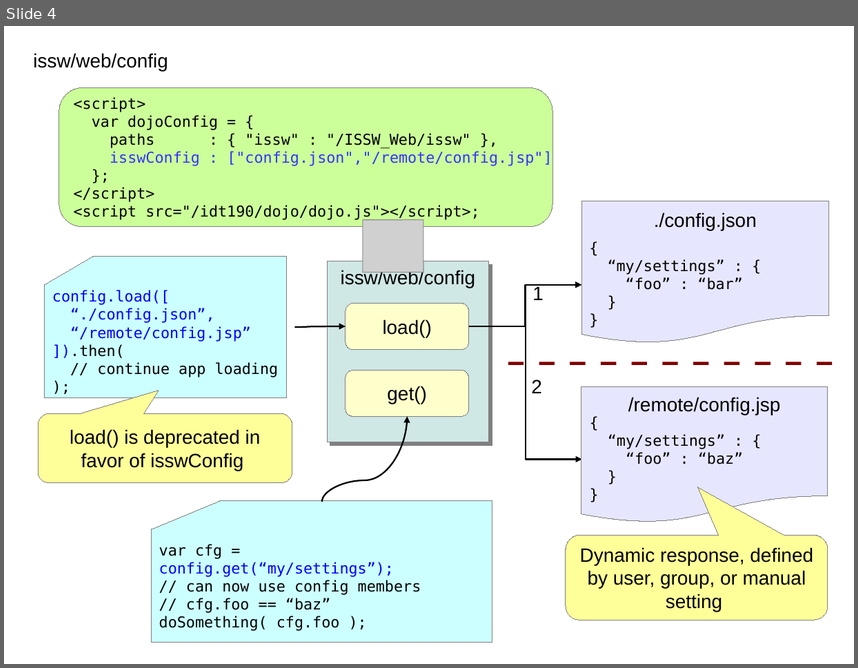
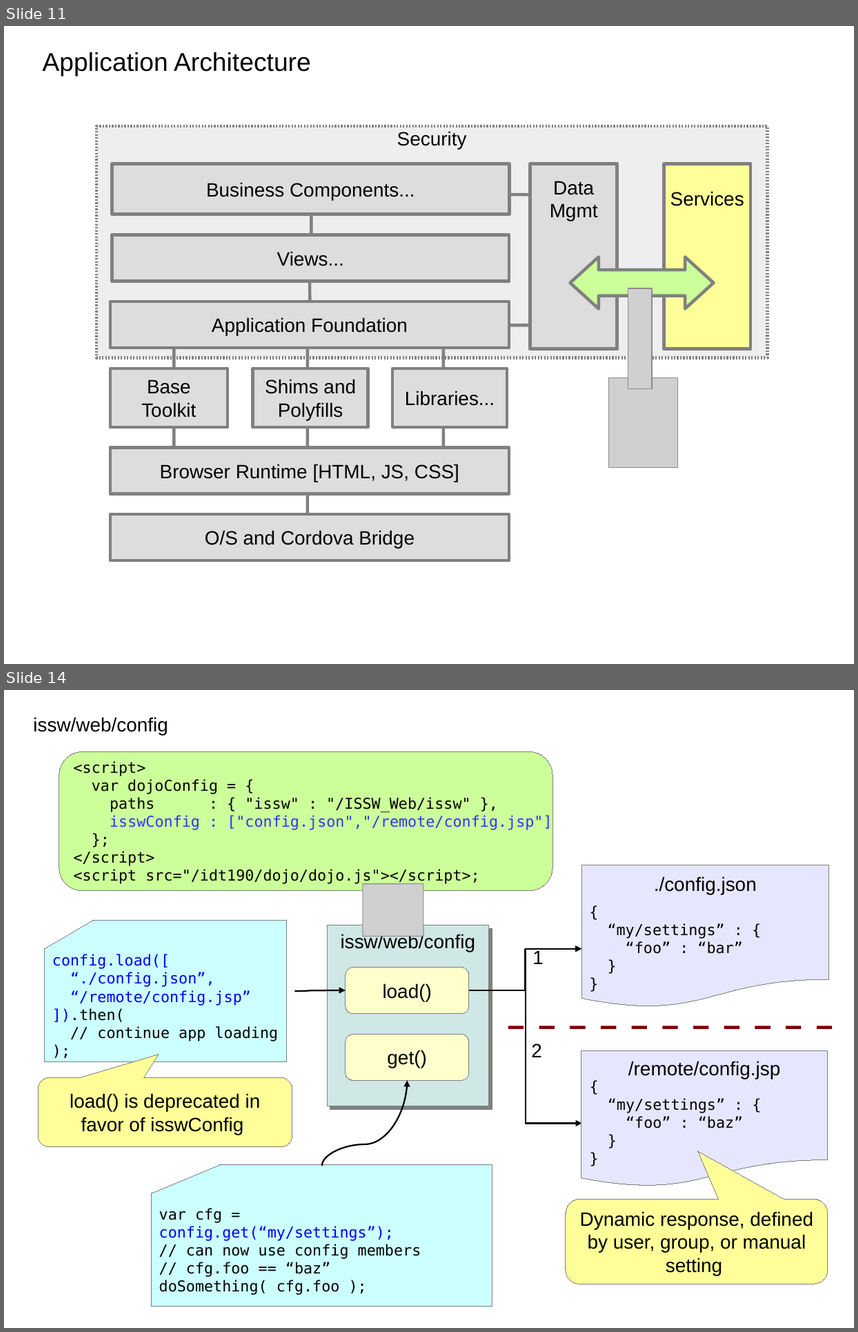
Before and after one commit to spa-js/spa-js.github.io, a slide deck: pages/app-arch/images/AppArch_Diagrams.odp. Shown one above the other, each under a label of ours: slide 4 before the commit, slides 11 and 14 after it; the slides between them are not shown. The pictures are 858x668 and 858x1332 pixels, drawn with LibreOffice and Linux fonts; fonts in the diff are those of the drawing; grey boxes stand for pictures. Boxes give left, top, right and bottom in pixels: in the first picture for what was removed or moved away, otherwise in the second. Text is boxed around its words. In the diff, an @@ line names an element or a change of style, - is before the commit and + after.

```diff
--- a/pages/app-arch/images/AppArch_Diagrams.odp
+++ b/pages/app-arch/images/AppArch_Diagrams.odp
@@ slide 11 added at [4,26,854,664], background #FFFFFF @@
@@ text added at [43,52,311,76], 24 pt, text #000000 @@
+Application Architecture
@@ rectangle added at [96,126,768,358], fill #EEEEEE, outline #808080 2.89 pt, 18 pt, text #000000 @@
+Security
@@ rectangle added at [112,164,509,214], fill #DDDDDD, outline #808080 2.89 pt, 18 pt, text #000000 @@
+Business Components...
@@ rectangle added at [531,164,618,349], fill #DDDDDD, outline #808080 2.89 pt, 18 pt, text #000000 @@
+Data
+Mgmt
@@ rectangle added at [664,164,751,349], fill #FFFF99, outline #808080 2.89 pt, 18 pt, text #000000 @@
+Services
@@ line added from (509, 195) to (531, 195), #808080 2.89 pt @@
@@ line added from (312, 214) to (312, 235), #808080 2.89 pt @@
@@ rectangle added at [112,235,509,281], fill #DDDDDD, outline #808080 2.89 pt, 18 pt, text #000000 @@
+Views...
@@ left right arrow added at [570,256,714,308], fill #CCFF99, outline #808080 2.89 pt @@
@@ line added from (310, 281) to (310, 301), #808080 2.89 pt @@
@@ picture added at [628,288,653,388] @@
@@ rectangle added at [110,301,510,348], fill #DDDDDD, outline #808080 2.89 pt, 18 pt, text #000000 @@
+Application Foundation
@@ line added from (509, 325) to (531, 325), #808080 2.89 pt @@
@@ line added from (174, 348) to (174, 368), #808080 2.89 pt @@
@@ line added from (308, 348) to (308, 368), #808080 2.89 pt @@
@@ line added from (444, 348) to (444, 368), #808080 2.89 pt @@
@@ rectangle added at [110,368,228,427], fill #DDDDDD, outline #808080 2.89 pt, 18 pt, text #000000 @@
+Base
+Toolkit
@@ rectangle added at [253,368,369,427], fill #DDDDDD, outline #808080 2.89 pt, 18 pt, text #000000 @@
+Shims and
+Polyfills
@@ rectangle added at [392,368,508,427], fill #DDDDDD, outline #808080 2.89 pt, 18 pt, text #000000 @@
+Libraries...
@@ picture added at [608,378,678,467] @@
@@ line added from (174, 427) to (174, 447), #808080 2.89 pt @@
@@ line added from (308, 427) to (308, 447), #808080 2.89 pt @@
@@ line added from (444, 427) to (444, 447), #808080 2.89 pt @@
@@ rectangle added at [110,447,510,493], fill #DDDDDD, outline #808080 2.89 pt, 18 pt, text #000000 @@
+Browser Runtime [HTML, JS, CSS]
@@ line added from (308, 493) to (308, 515), #808080 2.89 pt @@
@@ rectangle added at [110,515,510,561], fill #DDDDDD, outline #808080 2.89 pt, 18 pt, text #000000 @@
+O/S and Cordova Bridge
@@ what was slide 4 is now slide 14 @@
```
Also in this commit, not shown: 4 slides changed, 8 other slides added, 1 slide removed, 28 other files.
